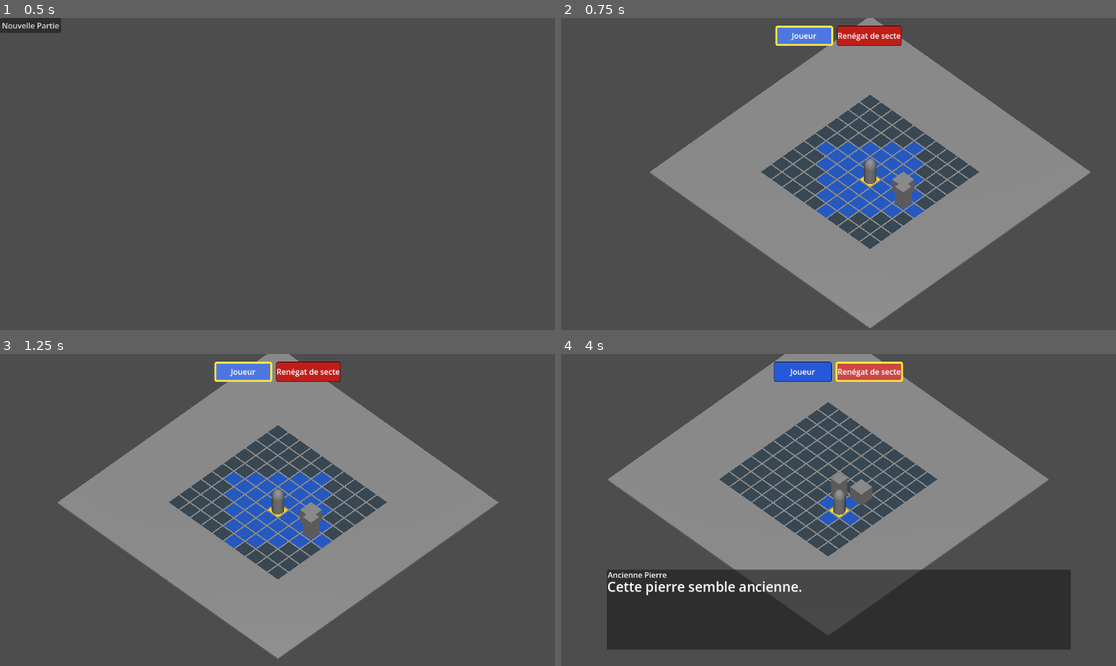
Above: before the commit, frames 1-4 (two rows, left to right).
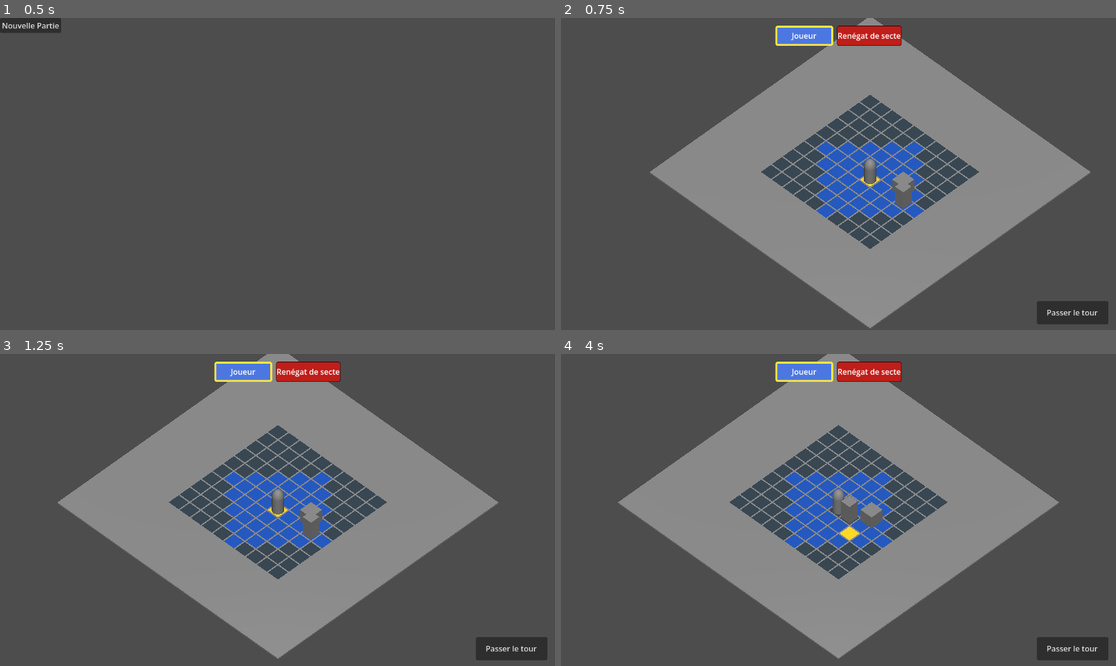
Above: after the commit, the same moments.

Repository: sillpct/lagoutte
Game: Godot game, scene res://scenes/main/main.tscn
Two runs of this game, one before a commit and one after it. Both use one fixed random seed, a clock stepped at 60 frames per second and the inputs below.
Inputs (mouse positions are in pixels of both pictures, inside the frame that each line leads up to):
- Up to frame 1 (0.5 s): no input
- Up to frame 2 (0.75 s): click "Nouvelle Partie" at 0.5 s
- Up to frame 3 (1.25 s): no input
- Up to frame 4 (4 s): click (1071, 647) at 1.25 s, where only the run after the commit has a clickable "Passer le tour"; tap Enter (ui_accept) at 2, 2.27, 3.02 s; move the mouse to (960, 494) at 2.02 s; hold Right (ui_right) 2.03-2.78 s; hold T (end_turn) 2.03-2.78 s; click (960, 494) at 2.17 s; move the mouse to (727, 525) at 2.77 s; hold Down (ui_down) 2.78-3.53 s; tap T (end_turn) at 2.85, 3.8 s; click (727, 525) at 2.92 s; move the mouse to (894, 441) at 3.52 s; hold Right (ui_right) from 3.53 s (still down); hold E (interact) from 3.53 s (still down); click (894, 441) at 3.67 s

Frame 1 is identical in both runs. In frame 2, 0.9% of the frame differs, in the area x 85-99%, y 90-98%; in frame 3, 0.9%; in frame 4, 38%, in the area x 8-99%, y 0-98%.

Commit message:
feat: bouton passer-tour (UI combat)

Diff:
--- a/scenes/combat/combat_manager.gd
+++ b/scenes/combat/combat_manager.gd
@@ -23,7 +23,7 @@
 	if get_current_unit() == null:
 		return
 	if event.is_action_pressed("end_turn"):
-		end_turn()
+		request_player_end_turn()
 		get_viewport().set_input_as_handled()
 
 func start_turn(unit: Node3D) -> void:
@@ -63,6 +63,15 @@
 
 	current_unit_index = wrapi(current_unit_index + 1, 0, units.size())
 	start_turn(get_current_unit())
+
+func request_player_end_turn() -> void:
+	if not can_player_end_turn():
+		return
+	end_turn()
+
+func can_player_end_turn() -> bool:
+	var unit := get_current_unit()
+	return unit != null and unit.name == "Player"
 
 func get_current_unit() -> Node3D:
 	if units.is_empty() or current_unit_index < 0 or current_unit_index >= units.size():
--- a/scenes/combat/combat_ui.gd
+++ b/scenes/combat/combat_ui.gd
@@ -9,6 +9,7 @@
 @export var combat_manager: CombatManager
 
 @onready var turn_order_bar: HBoxContainer = $Root/MarginContainer/TurnOrderBar
+@onready var end_turn_button: Button = $Root/BottomBar/EndTurnButton
 
 var _event_bus = null
 
@@ -25,6 +26,7 @@
 			_event_bus.turn_ended.connect(_on_turn_changed)
 
 	refresh_turn_order()
+	_refresh_end_turn_button()
 
 func refresh_turn_order() -> void:
 	for child in turn_order_bar.get_children():
@@ -97,6 +99,20 @@
 
 func _on_turn_changed(_unit: Node) -> void:
 	refresh_turn_order()
+	_refresh_end_turn_button()
 
 func _on_unit_removed_from_tree() -> void:
 	call_deferred("refresh_turn_order")
+	call_deferred("_refresh_end_turn_button")
+
+func _refresh_end_turn_button() -> void:
+	if combat_manager == null:
+		end_turn_button.disabled = true
+		return
+	end_turn_button.disabled = not combat_manager.can_player_end_turn()
+
+func _on_end_turn_button_pressed() -> void:
+	if combat_manager == null:
+		return
+	combat_manager.request_player_end_turn()
+	_refresh_end_turn_button()
--- a/scenes/combat/combat_ui.tscn
+++ b/scenes/combat/combat_ui.tscn
@@ -31,3 +31,26 @@
 alignment = 1
 theme_override_constants/separation = 8
 mouse_filter = 2
+
+[node name="BottomBar" type="MarginContainer" parent="Root"]
+layout_mode = 1
+anchors_preset = 3
+anchor_left = 1.0
+anchor_top = 1.0
+anchor_right = 1.0
+anchor_bottom = 1.0
+offset_left = -180.0
+offset_top = -72.0
+grow_horizontal = 0
+grow_vertical = 0
+theme_override_constants/margin_left = 16
+theme_override_constants/margin_top = 12
+theme_override_constants/margin_right = 16
+theme_override_constants/margin_bottom = 12
+mouse_filter = 2
+
+[node name="EndTurnButton" type="Button" parent="Root/BottomBar"]
+layout_mode = 2
+text = "Passer le tour"
+
+[connection signal="pressed" from="Root/BottomBar/EndTurnButton" to="." method="_on_end_turn_button_pressed"]
